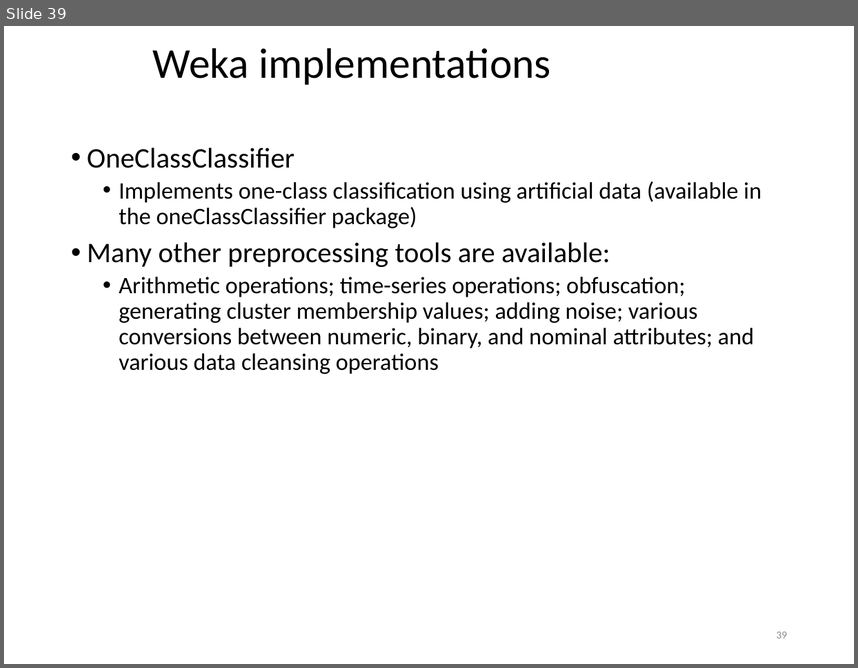
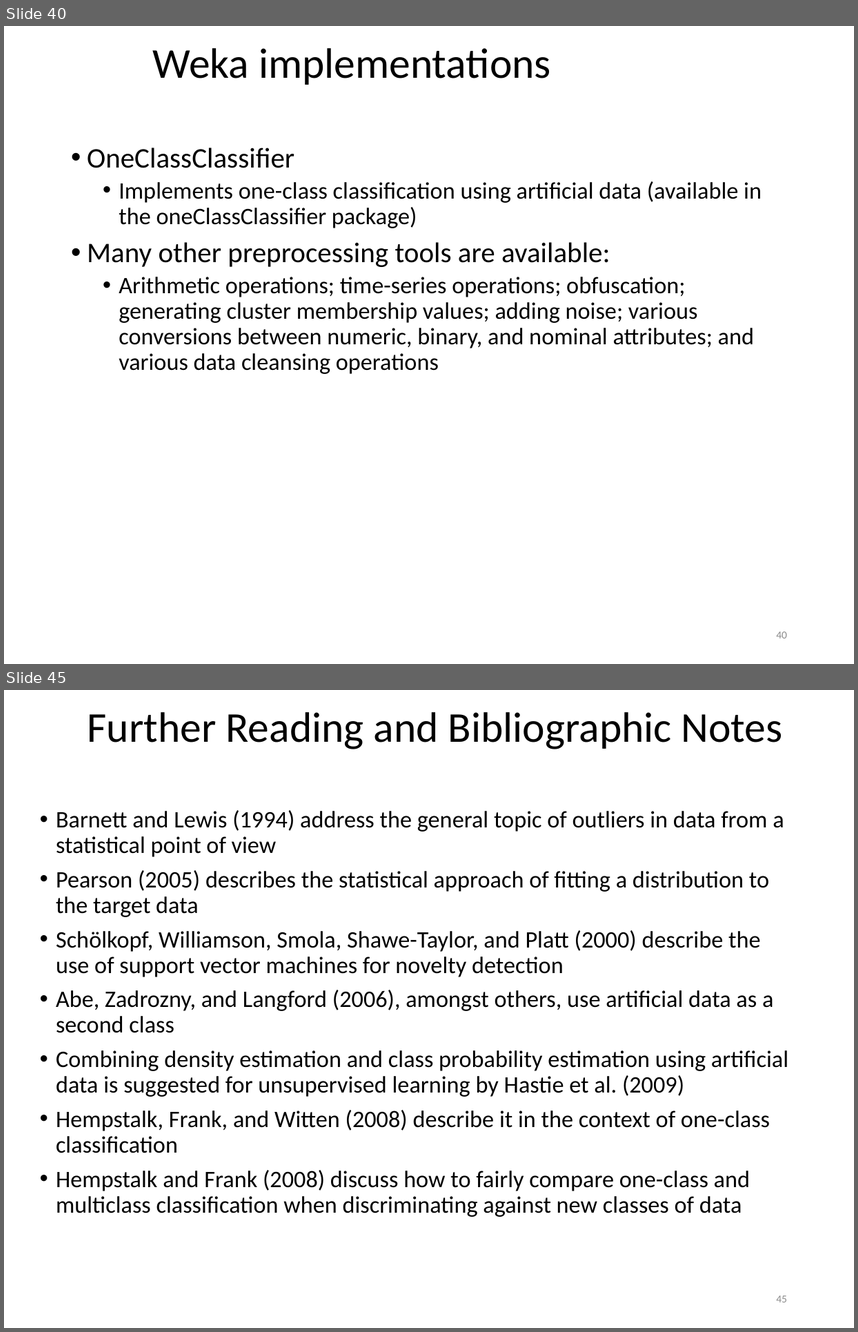
Before and after one commit to khaledmrasheed/khaledmrasheed.github.io, a slide deck: DMcourse/Chapter8.pptx. Shown one above the other, each under a label of ours: slide 39 before the commit, slides 40 and 45 after it; the slides between them are not shown. The pictures are 858x668 and 858x1332 pixels, drawn with LibreOffice and Linux fonts; fonts in the diff are those of the drawing. Boxes give left, top, right and bottom in pixels: in the first picture for what was removed or moved away, otherwise in the second. Text is boxed around its words. In the diff, an @@ line names an element or a change of style, - is before the commit and + after.

```diff
--- a/DMcourse/Chapter8.pptx
+++ b/DMcourse/Chapter8.pptx
@@ slide 45 added at [4, 690, 854, 1328], background #FFFFFF @@
@@ title added at [87, 712, 783, 749], 36 pt, text #000000 @@
+Further Reading and Bibliographic Notes
@@ text added at [56, 810, 789, 1216], 20 pt, text #000000 @@
+• Barnett and Lewis (1994) address the general topic of outliers in data from a statistical point of view
+• Pearson (2005) describes the statistical approach of fitting a distribution to the target data
+• Schölkopf, Williamson, Smola, Shawe-Taylor, and Platt (2000) describe the use of support vector machines for novelty detection
+• Abe, Zadrozny, and Langford (2006), amongst others, use artificial data as a second class
+• Combining density estimation and class probability estimation using artificial data is suggested for unsupervised learning by Hastie et al. (2009)
+• Hempstalk, Frank, and Witten (2008) describe it in the context of one-class classification
+• Hempstalk and Frank (2008) discuss how to fairly compare one-class and multiclass classification when discriminating against new classes of data
@@ page number added at [776, 1295, 787, 1302], 9 pt, text #8C8C8C @@
+45
@@ what was slide 39 is now slide 40 @@
@@ page number at [776, 631, 787, 638]: text changed @@
-39
+40
```
Also in this commit, not shown: 7 other slides added.
